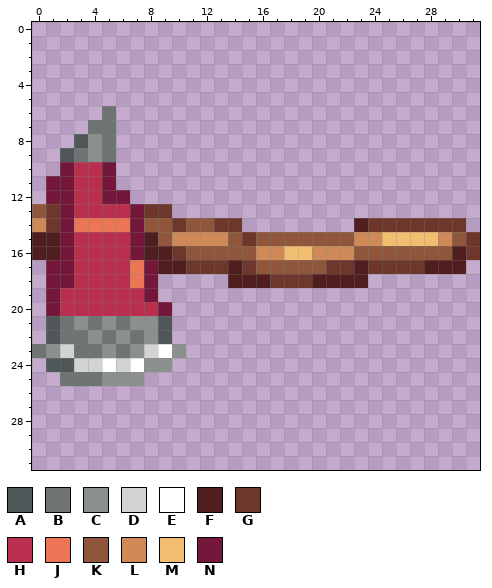
One commit to this pixel-art sprite: Resources/Textures/Objects/Weapons/Melee/fireaxe.rsi/icon.png. That is the earlier state.
The file is 32x32 pixels. Colours within 5 levels of each other are drawn and written as one.
Palette (. is transparent): A #505759  B #6e7373  C #8b908e  D #d1d4d0  E #ffffff  F #511e20  G #6e372c  H #ba2f4d  J #ec7555  K #8f563b  L #cf8957  M #f1bd6e  N #74173b
And afterwards:
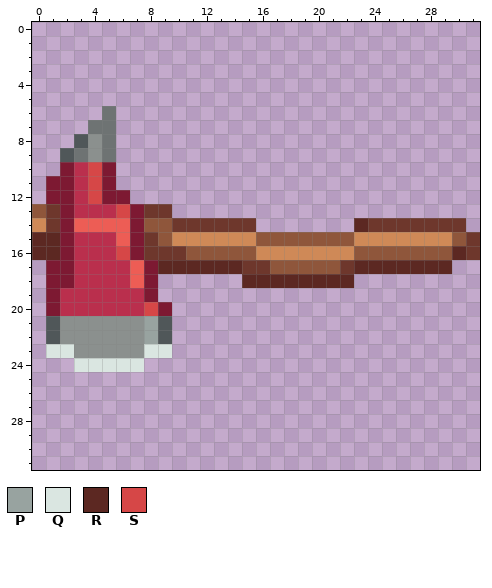
Colours new in this view: P #98a3a0  Q #dae6e1  R #5c2822  S #d64747
Message: muda a sprite do machado para que siga mais o estilo de arte
Changes in this commit:
@@ palette @@
-J #ec7555
+J #ed5d55
-N #74173b
+N #7d1932
@@ x 0..31 @@
  9 ..ABCB..........................
-10 ..NHHN..........................
-11 .NNHHN..........................
-12 .NNHHNN.........................
-13 KGNHHHHNGG......................
-14 LGNJJJJNKKGKKGG........FGGGGGGG.
-15 FFNHHHHNFKLLLLKGKKKKKKKLLMMMMLKG
-16 FFNHHHHNFFGKKKKKLLMMLLLKKKKKKKFG
-17 .NNHHHHJNFFGGGFGKKKKKGGFGGGGFFF.
-18 .NNHHHHJN.....FFFGGGFFFF........
+10 ..NHSN..........................
+11 .NNHSN..........................
+12 .NNHSNN.........................
+13 KGNHHHSNGG......................
+14 LGNJJJJNKKGGGGGG.......RGGGGGGG.
+15 RRNHHHJNGKLLLLLLKKKKKKKLLLLLLLKG
+16 RRNHHHSNGGGKKKKKLLLLLLLKKKKKKKRG
+17 .NNHHHHJNRRRRRRGGKKKKKGRRRRRRR..
+18 .NNHHHHJN......RRRRRRRR.........
 19 .NHHHHHHN.......................
-20 .NHHHHHHHN......................
-21 .ABCBCBCCA......................
-22 .ABBCBCBCA......................
-23 BCDBBCBCDEC.....................
-24 .AADDEDECC......................
-25 ..BBBCCC........................
+20 .NHHHHHHSN......................
+21 .ACCCCCCPA......................
+22 .ACCCCCCPA......................
+23 .QQCCCCCQQ......................
+24 ...QQQQQ........................
+25 ................................
 26 ................................
Pixel boxes of the changes (left, top, right, bottom) in both pictures:
changed: (32, 162, 466, 386)
